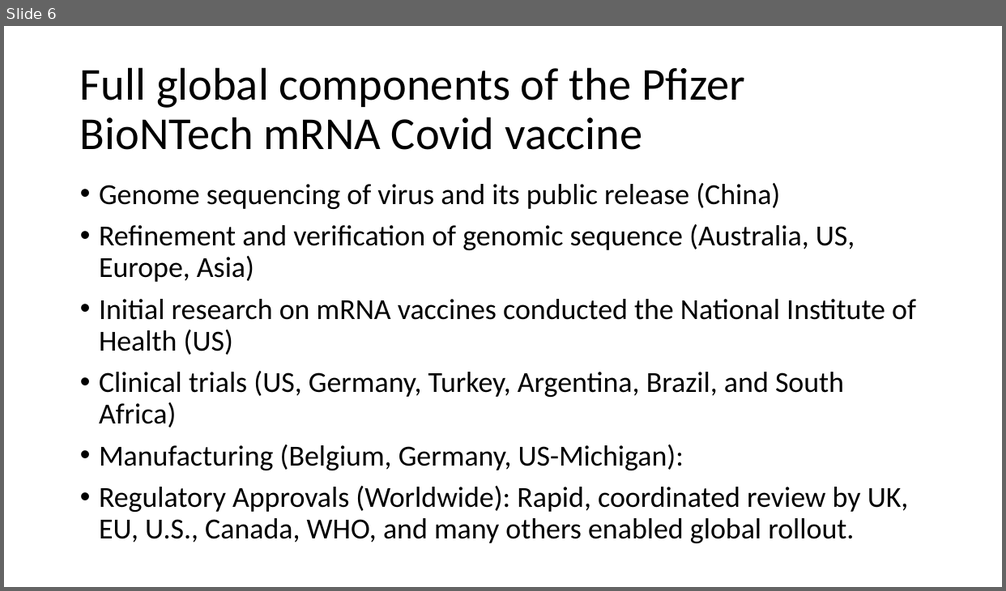
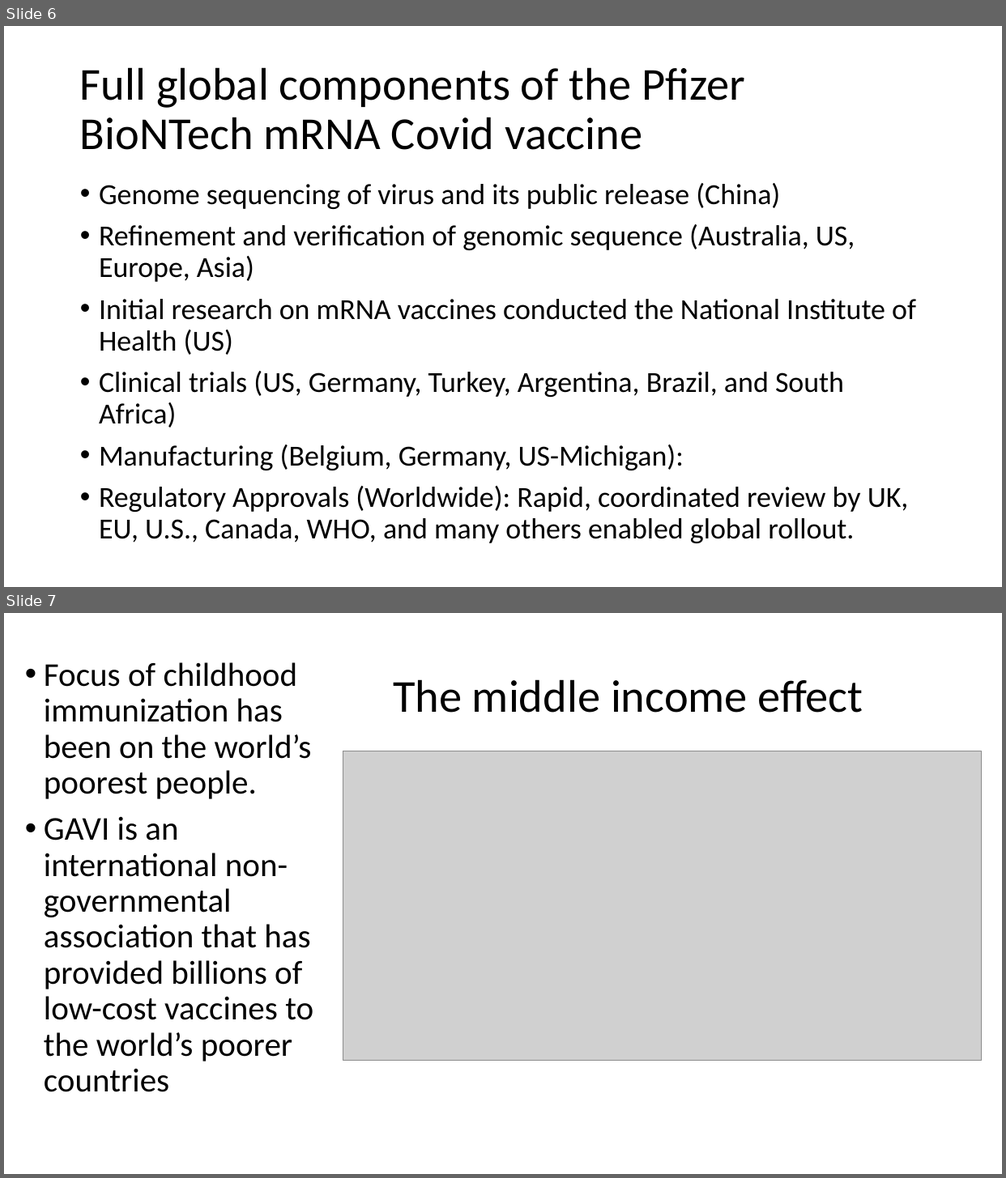
Before and after one commit to tstallins/tstallins.github.io, a slide deck: courses/261/vaccines.pptx. Shown one above the other, each under a label of ours: slide 6 before the commit, slides 6 and 7 after it. The pictures are 1006x591 and 1006x1178 pixels, drawn with LibreOffice and Linux fonts; fonts in the diff are those of the drawing; grey boxes stand for pictures. Boxes give left, top, right and bottom in pixels: in the first picture for what was removed or moved away, otherwise in the second. Text is boxed around its words. In the diff, an @@ line names an element or a change of style, - is before the commit and + after.

```diff
--- a/courses/261/vaccines.pptx
+++ b/courses/261/vaccines.pptx
@@ slide 7 added at (4, 613, 1002, 1174), background #FFFFFF @@
@@ text added at (44, 662, 313, 1093), 32 pt, text #000000 @@
+• Focus of childhood immunization has been on the world’s poorest people.
+• GAVI is an international non-governmental association that has provided billions of low-cost vaccines to the world’s poorer countries
@@ title added at (393, 679, 863, 713), 44 pt, text #000000 @@
+The middle income effect
@@ picture added at (343, 752, 982, 1061) @@
```
Also in this commit, not shown: 11 other slides added.
